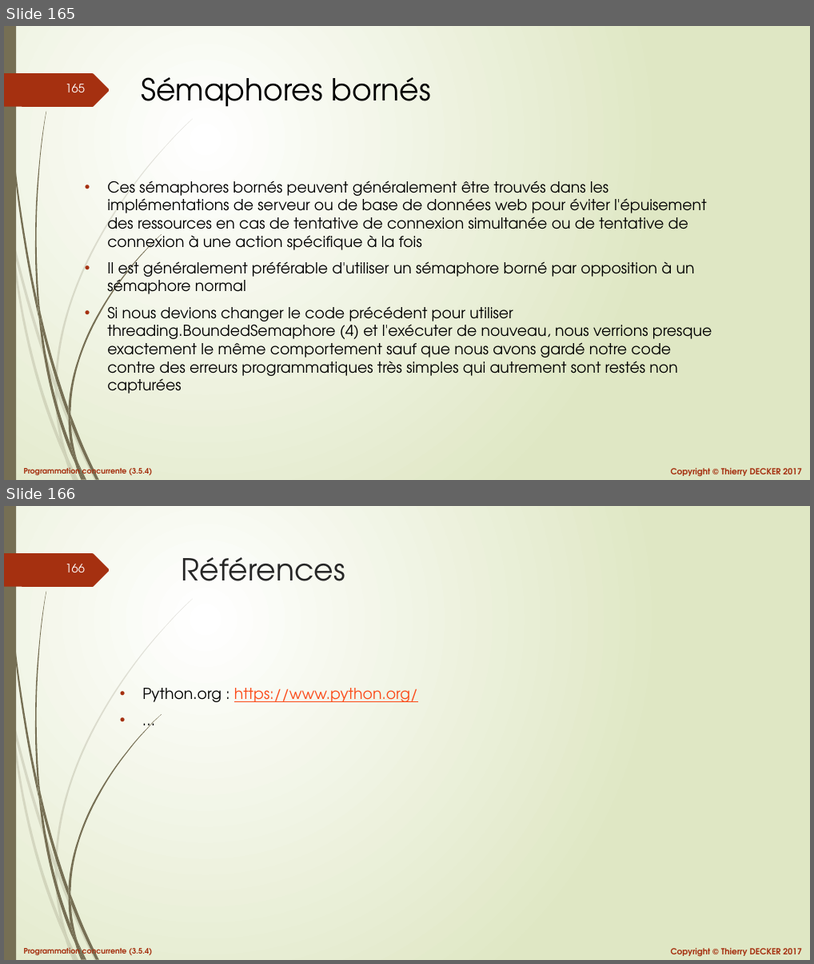
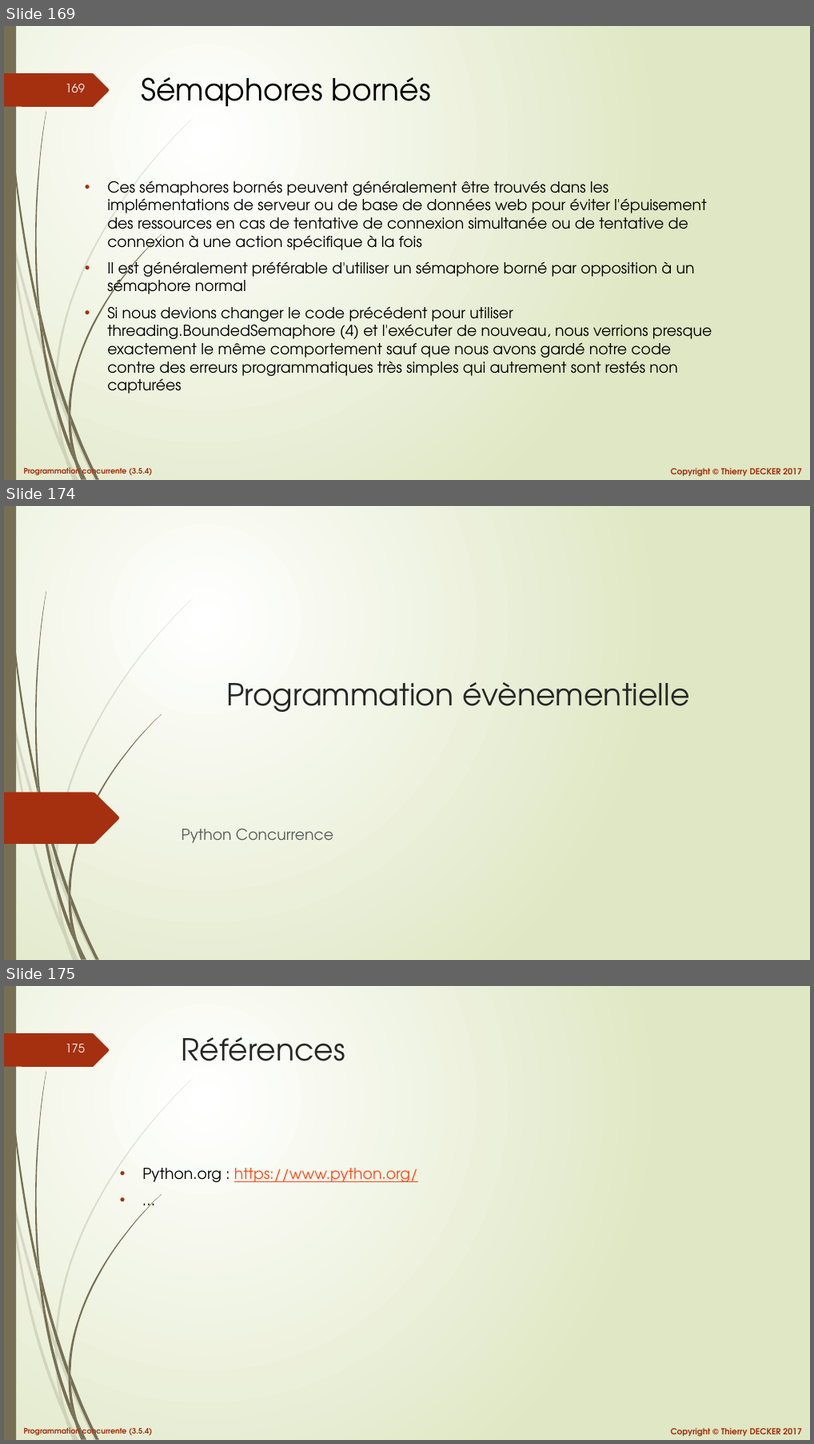
Before and after one commit to VikmanTheRacoon/learning-python, a slide deck: documentations/python-concurrency.pptx. Shown one above the other, each under a label of ours: slides 165 and 166 before the commit, slides 169, 174 and 175 after it; the slides between them are not shown. The pictures are 814x964 and 814x1444 pixels, drawn with LibreOffice and Linux fonts; fonts in the diff are those of the drawing. Boxes give left, top, right and bottom in pixels: in the first picture for what was removed or moved away, otherwise in the second. Text is boxed around its words. In the diff, an @@ line names an element or a change of style, - is before the commit and + after.

```diff
--- a/documentations/python-concurrency.pptx
+++ b/documentations/python-concurrency.pptx
@@ slide 174 added at (4, 506, 810, 960), background gradient #FFFFFF to #DFE8C4; not listed: 23 template elements that a slide beside it also shows @@
@@ title added at (226, 682, 690, 712), 36 pt, text #262626 @@
+Programmation évènementielle
@@ freeform shape added at (4, 792, 119, 844), fill #A53010 @@
@@ subtitle added at (182, 828, 334, 843), 18 pt, text #595959 @@
+Python Concurrence
@@ what was slide 165 is now slide 169 @@
@@ page number at (66, 84, 85, 92): text changed @@
-165
+169
@@ what was slide 166 is now slide 175 @@
@@ page number at (66, 1044, 85, 1052): text changed @@
-166
+175
```
Also in this commit, not shown: 8 other slides added, 1 other file.
